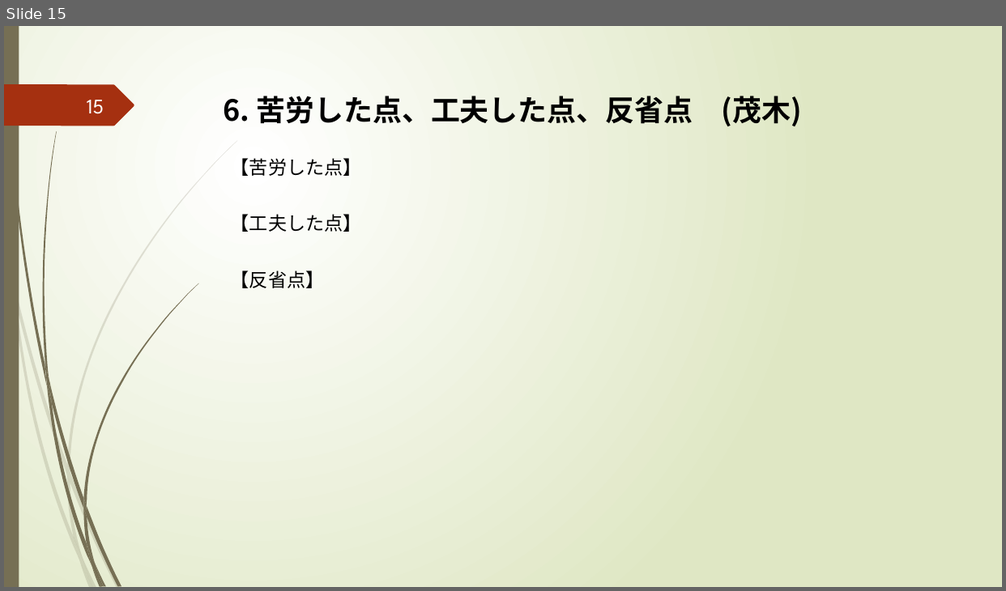
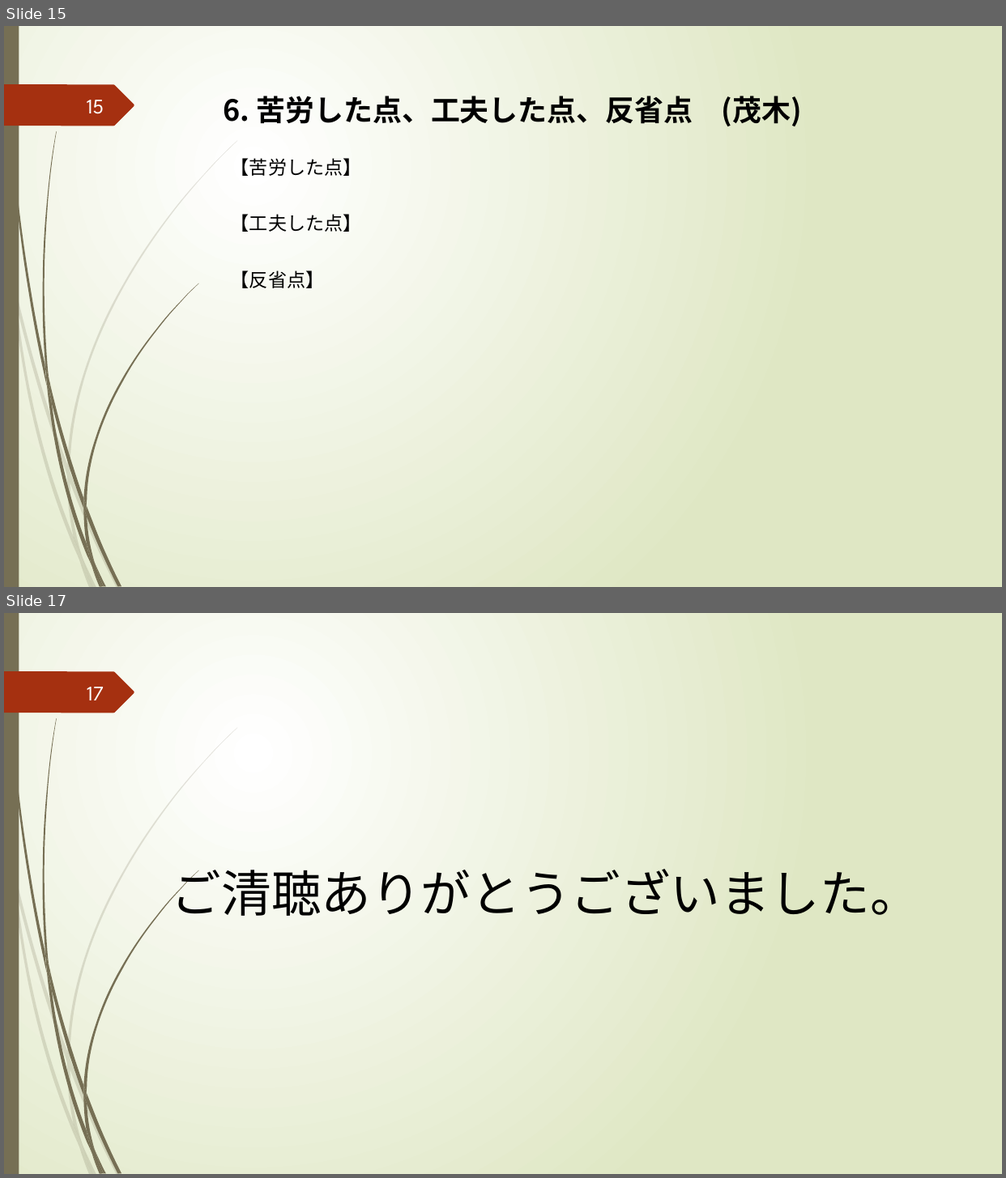
Before and after one commit to k-kuru/team_develop, a slide deck: 05_チーム開発演習_発表会資料/05_チーム開発演習_発表会資料_チーム3.pptx. Shown one above the other, each under a label of ours: slide 15 before the commit, slides 15 and 17 after it; the slides between them are not shown. The pictures are 1006x591 and 1006x1178 pixels, drawn with LibreOffice and Linux fonts; fonts in the diff are those of the drawing. Boxes give left, top, right and bottom in pixels: in the first picture for what was removed or moved away, otherwise in the second. Text is boxed around its words. In the diff, an @@ line names an element or a change of style, - is before the commit and + after.

```diff
--- a/05_チーム開発演習_発表会資料/05_チーム開発演習_発表会資料_チーム3.pptx
+++ b/05_チーム開発演習_発表会資料/05_チーム開発演習_発表会資料_チーム3.pptx
@@ slide 17 added at bbox=[4, 613, 1002, 1174], background gradient #FFFFFF to #DFE8C4; not listed: 24 template elements that a slide beside it also shows @@
@@ page number added at bbox=[87, 687, 104, 700], 20 pt, text #FEFFFF @@
+17
@@ text added at bbox=[172, 869, 920, 916], 48 pt, text #000000 @@
+ご清聴ありがとうございました。
```
Also in this commit, not shown: 3 slides changed, 1 other file.
